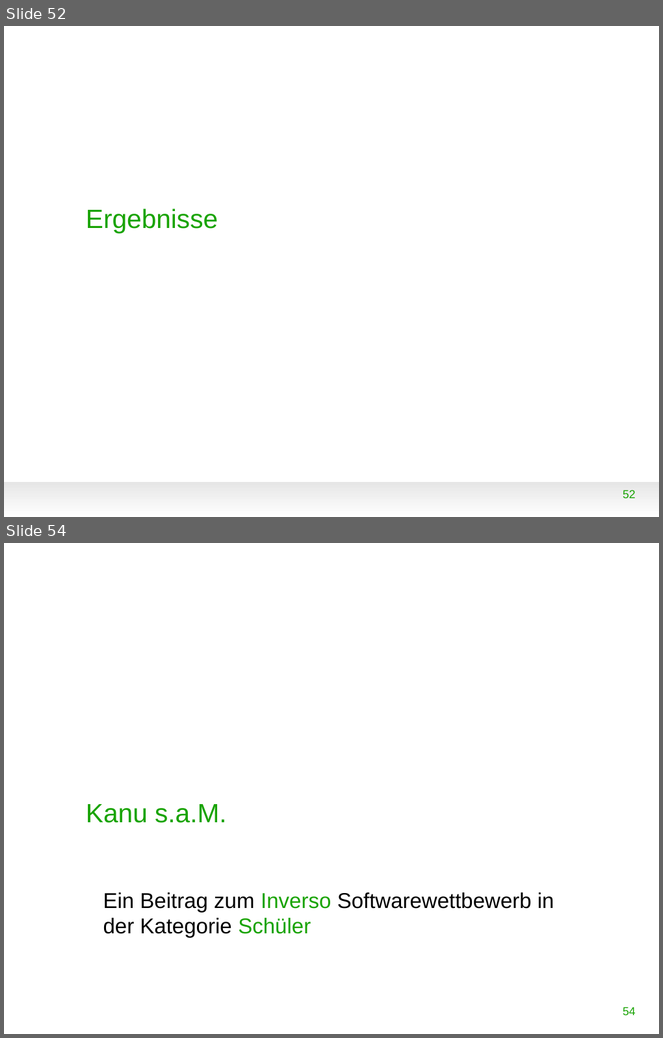
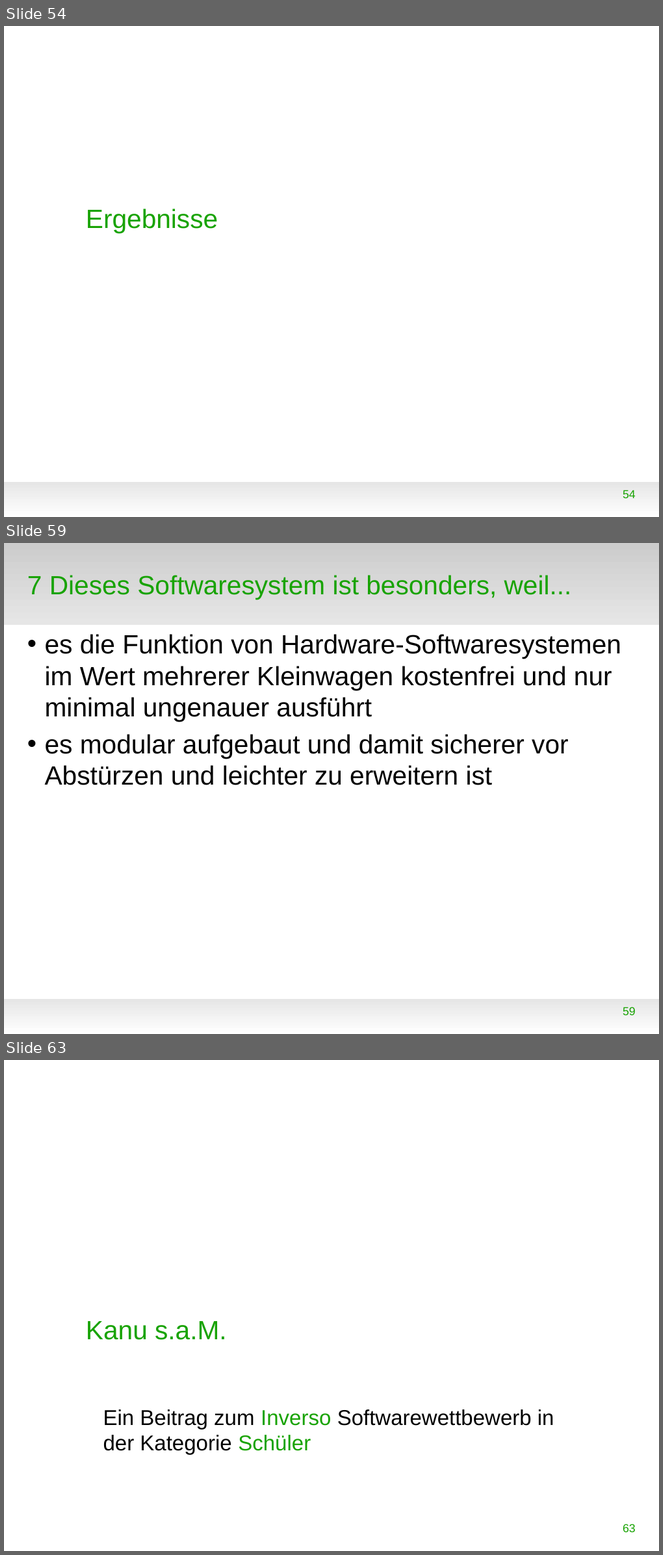
Before and after one commit to WorldofJARcraft/Kanu-s.a.M., a slide deck: Präsentation/Präsentation.odp. Shown one above the other, each under a label of ours: slides 52 and 54 before the commit, slides 54, 59 and 63 after it; the slides between them are not shown. The pictures are 663x1038 and 663x1555 pixels, drawn with LibreOffice and Linux fonts; fonts in the diff are those of the drawing; background and template pictures are left out. Boxes give left, top, right and bottom in pixels: in the first picture for what was removed or moved away, otherwise in the second. Text is boxed around its words. In the diff, an @@ line names an element or a change of style, - is before the commit and + after.

```diff
--- a/Präsentation/Präsentation.odp
+++ b/Präsentation/Präsentation.odp
@@ slide 59 added at bbox=[4, 543, 659, 1034], background #FFFFFF; not listed: 1 template element that a slide beside it also shows @@
@@ rectangle added at bbox=[4, 543, 659, 625], fill gradient #CCCCCC to #E6E6E6 @@
@@ title added at bbox=[27, 575, 572, 599], 32 pt, text #18A303 @@
+7 Dieses Softwaresystem ist besonders, weil...
@@ text added at bbox=[45, 634, 622, 785], 32 pt, text #000000 @@
+• es die Funktion von Hardware-Softwaresystemen im Wert mehrerer Kleinwagen kostenfrei und nur minimal ungenauer ausführt
+• es modular aufgebaut und damit sicherer vor Abstürzen und leichter zu erweitern ist
@@ page number added at bbox=[623, 1007, 636, 1016], 14 pt, text #18A303 @@
+59
@@ what was slide 52 is now slide 54 @@
@@ page number at bbox=[623, 490, 636, 499]: text changed @@
-52
+54
@@ what was slide 54 is now slide 63 @@
@@ page number at bbox=[623, 1524, 636, 1533]: text changed @@
-54
+63
```
Also in this commit, not shown: 12 slides changed, 8 other slides added, 20 other files.
